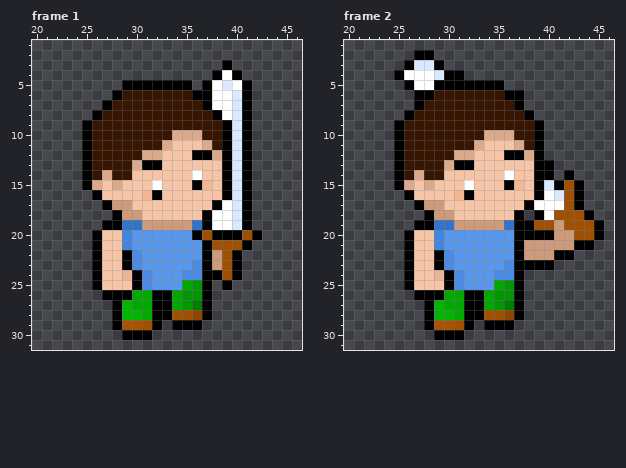
Pixel-art file, stored at aseprite/chars/MC/MC.aseprite. That is the earlier state.
64x32 pixels, 6 frames. Shown: frame 1: x 20..46, y 1..31; frame 2: x 20..46, y 1..31. The commit also changed other frames, which this record leaves out.
The result:
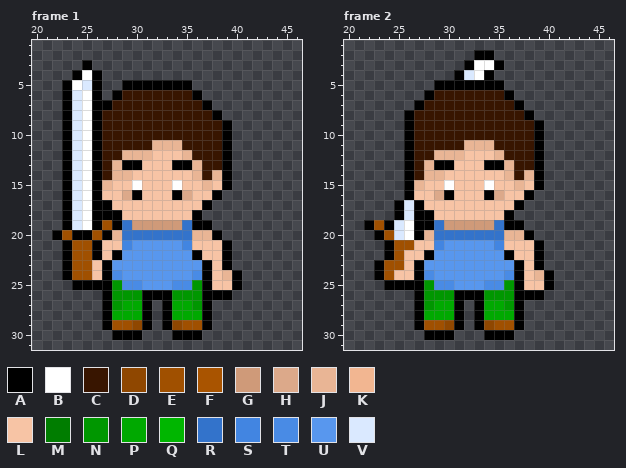
Palette (. is transparent): A #000000  B #ffffff  C #381500  D #8f4700  E #a05000  F #a95400  G #cf9a79  H #dca98a  J #e9b595  K #f2b691  L #f7c4a5  M #007d00  N #009700  P #00a900  Q #00b600  R #3373cb  S #4285e1  T #498be5  U #5897ee  V #dae9ff
Change:
layer "attack_down" added
layer "attack" removed
--- frame 1
@@ x 20..46 @@
  2 ...........................
- 3 ...................A.......
- 4 ..................ABA......
- 5 .........AAAAAAA.ABVBA.....
- 6 ........ACCCCCCCAABBVA.....
- 7 .......ACCCCCCCCCABBVA.....
- 8 ......ACCCCCCCCCCCABVA.....
- 9 .....ACCCCCCCCCCCCCAVA.....
-10 .....ACCCCCCCCHHHCCAVA.....
-11 .....ACCCCCCCHLLLHCAVA.....
-12 .....ACCCCCHHLLLAAHAVA.....
-13 .....ACCCCHAALLLLLLAVA.....
-14 .....ACHCCLLLLLLBLLAVA.....
-15 .....AHLHLLLBLLLAKLAVA.....
-16 ......ALLLLKALLLLLLAVA.....
-17 .......AGGLLLLLLLLABVA.....
-18 ........AGGLLLLLLABBVA.....
-19 .......AARRGGGGGRABBVA.....
-20 ......ALLSUUUUUUAEAAAEA....
-21 ......ALLSUUUUUUUAEEEA.....
-22 ......ALLATUUUUUUAGEA......
-23 ......ALLATUUUUUTAGEA......
-24 ......ALLJATUUUTTAAEA......
-25 ......ALLLATUUUPNA.A.......
-26 .......AAAPPAAPNNA.........
-27 ........AQPPAAPNMA.........
-28 ........AQQPAAEEDA.........
-29 ........AFFEA.AAA..........
-30 .........AAA...............
+ 3 .....A.....................
+ 4 ....ABA....................
+ 5 ...ABVA..AAAAAAA...........
+ 6 ...AVBA.ACCCCCCCA..........
+ 7 ...AVBAACCCCCCCCCA.........
+ 8 ...AVBACCCCCCCCCCCA........
+ 9 ...AVBACCCCCCCCCCCCA.......
+10 ...AVBACCCCCCCCCCCCA.......
+11 ...AVBACCCCCJJJCCCCA.......
+12 ...AVBACCJJJLLLJCCCA.......
+13 ...AVBACJAALLLAAJCCA.......
+14 ...AVBACJJLLLLLLJCJA.......
+15 ...AVBAJLLBLLLBLLJLA.......
+16 ...AVBALLHALLLAHLLA........
+17 ...AVBAALLLLLLLLLA.........
+18 ...AVBAAALLLLLLLA..........
+19 ...AVBAEARGGGGGRAA.........
+20 ..AEAAEAJRRRRRRRJJA........
+21 ...AEEALLSUUUUUSLLLA.......
+22 ...AEEALAUUUUUUUALLA.......
+23 ...AEELAUUUUUUUUUALA.......
+24 ...AEELATUUUUUUUTALJA......
+25 ....AAAANTTUUUTTNALLA......
+26 .......ANNNAAANNNAAA.......
+27 .......ANPPA.APPNA.........
+28 .......APPPA.APPPA.........
+29 .......AEEDA.ADEEA.........
+30 ........AAA...AAA..........
 31 ...........................
--- frame 2
@@ x 20..46 @@
  1 ...........................
- 2 .......AA..................
- 3 ......AVVA.................
- 4 .....ABBBVAA...............
- 5 ......ABBAAAAAAA...........
- 6 .......AACCCCCCCAA.........
+ 2 .............AA............
+ 3 ............ABBA...........
+ 4 ...........AVBA............
+ 5 .........AAAAAAA...........
+ 6 ........ACCCCCCCA..........
  7 .......ACCCCCCCCCA.........
  8 ......ACCCCCCCCCCCA........
- 9 .....ACCCCCCCCCCCCCA.......
-10 .....ACCCCCCCCHHHCCA.......
-11 .....ACCCCCCCHLLLHCA.......
-12 .....ACCCCCHHLLLAAHA.......
-13 .....ACCCCHAALLLLLLAA......
-14 .....ACHCCLLLLLLBLLAA.A....
-15 .....AHLHLLLBLLLAKLAVAEA...
-16 ......ALLLLKALLLLLLABVEA...
-17 .......AGGLLLLLLLLABBBEA...
-18 ........AGGLLLLLLA.ABEEEA..
-19 .......AARRGGGGGRAAEEGEEEA.
-20 ......ALLSUUUUUUUAAAAGGEEA.
-21 ......ALLSUUUUUUUAGGGGGAA..
-22 ......ALLATUUUUUUAGGGAA....
-23 ......ALLATUUUUUTAAAA......
-24 ......ALLJATUUUTTA.........
-25 ......ALLLATUUUPNA.........
-26 .......AAAPPAAPNNA.........
-27 ........AQPPAAPNMA.........
-28 ........AQQPAAEEDA.........
-29 ........AFFEA.AAA..........
-30 .........AAA...............
+ 9 ......ACCCCCCCCCCCCA.......
+10 ......ACCCCCCCCCCCCA.......
+11 ......ACCCCCJJJCCCCA.......
+12 ......ACCJJJLLLJCCCA.......
+13 ......ACJAALLLAAJCCA.......
+14 ......ACJJLLLLLLJCJA.......
+15 ......AJLLBLLLBLLJLA.......
+16 ......ALLHALLLAHLLA........
+17 .....AVALLLLLLLLLA.........
+18 .....AVAALLLLLLLA..........
+19 ..AEAVBAARGGGGGRAA.........
+20 ...AEVBAJRRRRRRRJJA........
+21 ....AEELLSUUUUUSLLLA.......
+22 ....AELLAUUUUUUUALLA.......
+23 ...AEELAUUUUUUUUUALA.......
+24 ...AELLATUUUUUUUTALJA......
+25 ....AAAANTTUUUTTNALLA......
+26 .......ANNNAAANNNAAA.......
+27 .......ANPPA.APPNA.........
+28 .......APPPA.APPPA.........
+29 .......AEEDA.ADEEA.........
+30 ........AAA...AAA..........
 31 ...........................
Pixel boxes of the changes (left, top, right, bottom) in both pictures:
changed: (52, 60, 262, 340)
changed: (364, 50, 604, 340)
